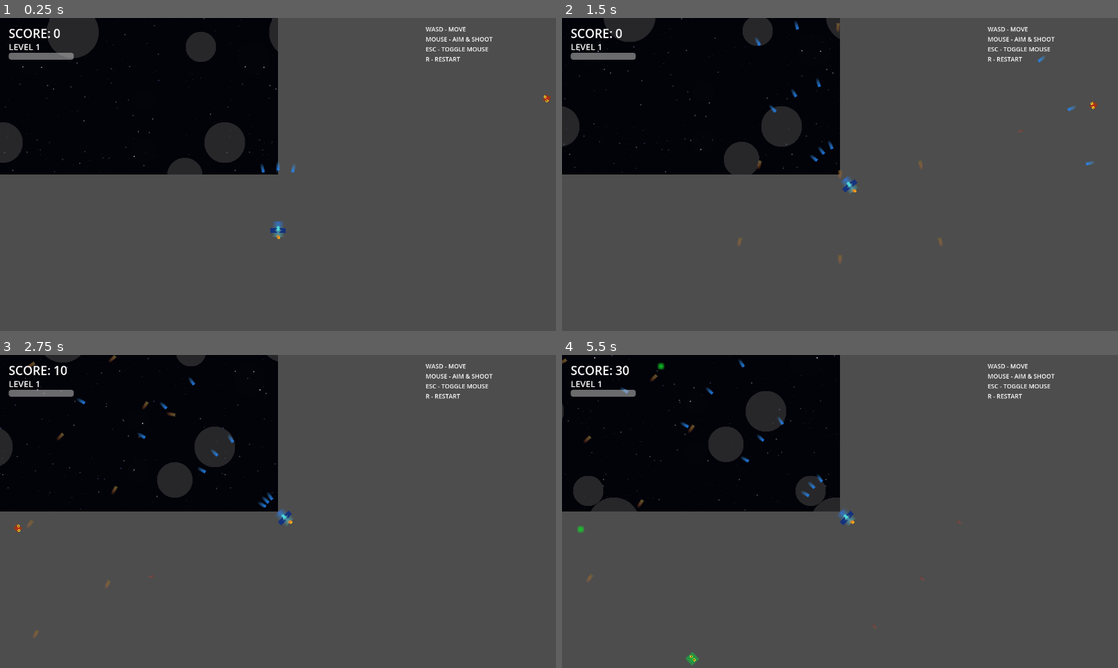
Above: before the commit, frames 1-4 (two rows, left to right).
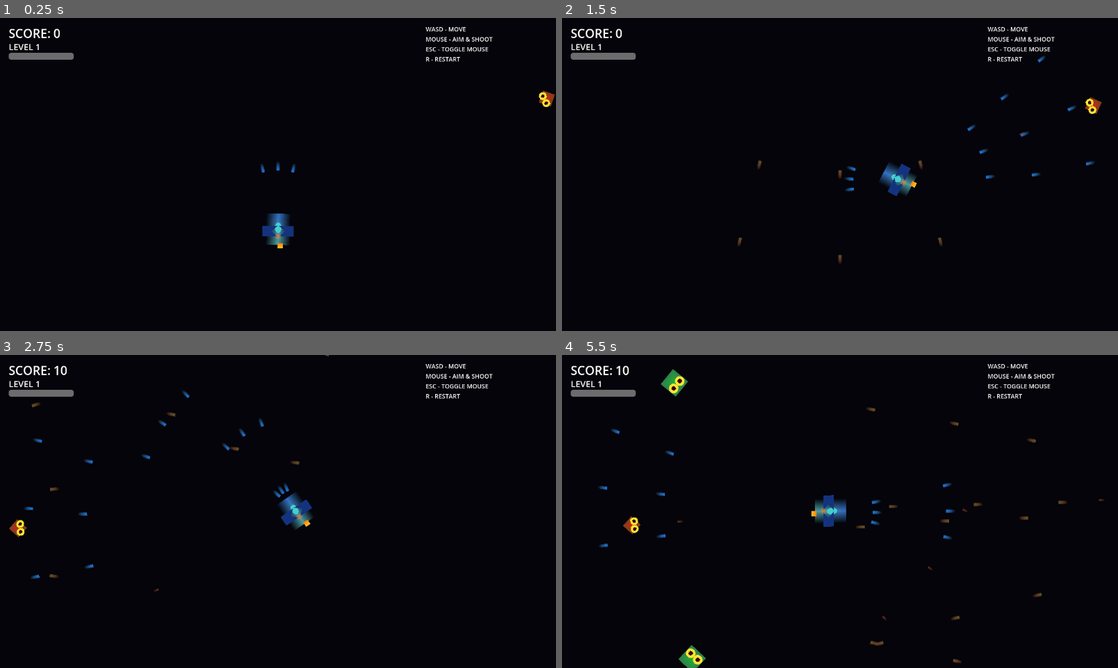
Above: after the commit, the same moments.

Repository: July-X/godot-game-one
Game: Godot game, scene res://scenes/main.tscn
Two runs of this game, one before a commit and one after it. Both use one fixed random seed, a clock stepped at 60 frames per second and the inputs below.
Inputs (mouse positions are in pixels of both pictures, inside the frame that each line leads up to):
- Up to frame 1 (0.25 s): no input
- Up to frame 2 (1.5 s): tap Enter at 0.5 s; move the mouse to (962, 158) at 0.52 s; tap R at 0.6, 1.35 s; click (962, 158) at 0.67 s; move the mouse to (812, 174) at 1.27 s; click (812, 174) at 1.42 s
- Up to frame 3 (2.75 s): move the mouse to (289, 505) at 2.02 s; tap R at 2.1 s; click (289, 505) at 2.17 s
- Up to frame 4 (5.5 s): move the mouse to (834, 517) at 2.77 s; tap R every 0.75 s from 2.85 to 5.1 s; click (834, 517) at 2.92 s; move the mouse to (878, 514) at 3.52 s; click (878, 514) at 3.67 s; move the mouse to (795, 508) at 4.27 s; click (795, 508) at 4.42 s; move the mouse to (845, 511) at 5.02 s; click (845, 511) at 5.17 s

The runs differ from the first frame. In frame 1, 78% of the frame differs, in the area x 0-100%, y 0-100%; in frame 2, 78%; in frame 3, 77%; in frame 4, 78%.

Commit message:
fix: 修复cy变量未定义+全屏背景+实体放大1倍+道具外观区分

Diff:
--- a/scenes/entities/enemy.tscn
+++ b/scenes/entities/enemy.tscn
@@ -8,13 +8,13 @@
 
 [sub_resource type="GradientTexture2D" id="3"]
 gradient = SubResource("2")
-width = 28
-height = 28
+width = 48
+height = 48
 fill = 1
 fill_from = Vector2(0.5, 0.5)
 
 [sub_resource type="CircleShape2D" id="4"]
-radius = 12.0
+radius = 20.0
 
 [node name="Enemy" type="CharacterBody2D"]
 collision_layer = 4
--- a/scenes/entities/player.tscn
+++ b/scenes/entities/player.tscn
@@ -8,8 +8,8 @@
 
 [sub_resource type="GradientTexture2D" id="3"]
 gradient = SubResource("2")
-width = 32
-height = 48
+width = 64
+height = 96
 fill = 1
 fill_from = Vector2(0.5, 1.0)
 fill_to = Vector2(0.5, 0.0)
@@ -20,13 +20,13 @@
 
 [sub_resource type="GradientTexture2D" id="5"]
 gradient = SubResource("4")
-width = 8
-height = 8
+width = 12
+height = 12
 fill = 1
 fill_from = Vector2(0.5, 0.5)
 
 [sub_resource type="CircleShape2D" id="6"]
-radius = 6.0
+radius = 12.0
 
 [sub_resource type="CircleShape2D" id="7"]
 radius = 80.0
@@ -40,17 +40,17 @@
 texture = SubResource("3")
 
 [node name="EngineGlow" type="Sprite2D" parent="."]
-position = Vector2(0, 16)
+position = Vector2(0, 32)
 texture = SubResource("5")
 modulate = Color(1.0, 0.6, 0.2, 0.4)
 
 [node name="CollisionShape2D" type="CollisionShape2D" parent="."]
-position = Vector2(0, 4)
+position = Vector2(0, 8)
 shape = SubResource("6")
 
 [node name="MuzzleFlash" type="Sprite2D" parent="."]
 visible = false
-position = Vector2(0, -20)
+position = Vector2(0, -40)
 texture = SubResource("5")
 
 [node name="PickupArea" type="Area2D" parent="."]
--- a/scenes/entities/powerup.tscn
+++ b/scenes/entities/powerup.tscn
@@ -2,18 +2,18 @@
 
 [ext_resource type="Script" path="res://scripts/powerup.gd" id="1"]
 
-[sub_resource type="Gradient" id="1"]
-colors = PackedColorArray(0.2, 0.8, 0.3, 1.0, 0.5, 1.0, 0.5, 0.0)
+[sub_resource type="Gradient" id="2"]
+colors = PackedColorArray(1.0, 1.0, 1.0, 1.0, 1.0, 1.0, 1.0, 0.0)
 offsets = PackedFloat32Array(0.0, 1.0)
 
-[sub_resource type="GradientTexture2D" id="2"]
-gradient = SubResource("1")
-width = 16
-height = 16
+[sub_resource type="GradientTexture2D" id="3"]
+gradient = SubResource("2")
+width = 20
+height = 20
 fill = 1
 fill_from = Vector2(0.5, 0.5)
 
-[sub_resource type="CircleShape2D" id="3"]
+[sub_resource type="CircleShape2D" id="4"]
 radius = 10.0
 
 [node name="Powerup" type="Area2D"]
@@ -22,7 +22,7 @@
 script = ExtResource("1")
 
 [node name="Sprite2D" type="Sprite2D" parent="."]
-texture = SubResource("2")
+texture = SubResource("3")
 
 [node name="CollisionShape2D" type="CollisionShape2D" parent="."]
-shape = SubResource("3")
+shape = SubResource("4")
--- a/scenes/main.tscn
+++ b/scenes/main.tscn
@@ -5,13 +5,18 @@
 [node name="Main" type="Node2D"]
 script = ExtResource("1")
 
-[node name="Background" type="Sprite2D" parent="."]
-region_enabled = true
-region_rect = Rect2(0, 0, 1280, 720)
-
-[node name="Background2" type="Sprite2D" parent="."]
-region_enabled = true
-region_rect = Rect2(0, 0, 1280, 720)
-
 [node name="Camera2D" type="Camera2D" parent="."]
 position = Vector2(640, 360)
+
+[node name="BgColor" type="ColorRect" parent="."]
+offset_left = 0.0
+offset_top = 0.0
+offset_right = 1280.0
+offset_bottom = 720.0
+color = Color(0.015, 0.015, 0.04, 1.0)
+
+[node name="Starfield1" type="Sprite2D" parent="."]
+z_index = -2
+
+[node name="Starfield2" type="Sprite2D" parent="."]
+z_index = -1
--- a/scripts/main.gd
+++ b/scripts/main.gd
@@ -10,8 +10,8 @@
 var _difficulty_timer: float = 0.0
 var _bg_scroll: float = 0.0
 
-@onready var _bg: Sprite2D = $Background
-@onready var _bg2: Sprite2D = $Background2
+@onready var _bg1: Sprite2D = $Starfield1
+@onready var _bg2: Sprite2D = $Starfield2
 
 func _ready() -> void:
 	Input.mouse_mode = Input.MOUSE_MODE_VISIBLE
@@ -22,22 +22,14 @@
 	GameState.level_changed.connect(_on_level_up)
 
 func _create_starfield() -> void:
-	## 双层视差星空 — 使用 region_rect 实现平铺
-	if _bg:
-		var tex := SpriteFactory.create_star_field(512, 512, 200)
-		_bg.texture = tex
-		_bg.region_enabled = true
-		_bg.region_rect = Rect2(0, 0, 1280, 720)
-		_bg.texture_repeat = CanvasItem.TEXTURE_REPEAT_ENABLED
-		_bg.position = Vector2(0, 0)
+	## 生成 1280x720 的星空纹理，直接铺满全屏
+	if _bg1:
+		_bg1.texture = SpriteFactory.create_star_field(1280, 720, 500)
+		_bg1.position = Vector2(640, 360)
 	if _bg2:
-		var tex2 := SpriteFactory.create_star_field(512, 512, 100)
-		_bg2.texture = tex2
-		_bg2.region_enabled = true
-		_bg2.region_rect = Rect2(0, 0, 1280, 720)
-		_bg2.texture_repeat = CanvasItem.TEXTURE_REPEAT_ENABLED
-		_bg2.position = Vector2(0, 0)
-		_bg2.modulate = Color(0.6, 0.6, 0.8, 0.5)
+		_bg2.texture = SpriteFactory.create_star_field(1280, 720, 200)
+		_bg2.position = Vector2(640, 360)
+		_bg2.modulate = Color(0.5, 0.5, 0.7, 0.4)
 
 func _spawn_player() -> void:
 	_player = _player_scene.instantiate()
@@ -53,12 +45,12 @@
 	if not GameState.game_running:
 		return
 
-	## 星空滚动
-	_bg_scroll += delta * 30.0
-	if _bg:
-		_bg.region_rect.position = Vector2(fmod(_bg_scroll * 0.3, 512.0), fmod(_bg_scroll, 512.0))
+	## 星空缓慢滚动
+	_bg_scroll += delta * 15.0
+	if _bg1:
+		_bg1.position.y = 360.0 + sin(_bg_scroll * 0.01) * 20.0
 	if _bg2:
-		_bg2.region_rect.position = Vector2(fmod(_bg_scroll * 0.15, 512.0), fmod(_bg_scroll * 0.5, 512.0))
+		_bg2.position.y = 360.0 + cos(_bg_scroll * 0.007) * 15.0
 
 	## 敌人生成
 	_enemy_spawn_timer -= delta
@@ -88,7 +80,6 @@
 	enemy.health = 1 + GameState.level / 2 + enemy_type
 	enemy.move_speed = 40.0 + GameState.level * 6.0 + enemy_type * 10.0
 	enemy.shoot_cooldown = max(2.0 - GameState.level * 0.12, 0.6)
-	## 不同怪物不同掉落率：type0=20%, type1=30%, type2=45%
 	enemy.drop_chance = 0.20 + enemy_type * 0.12
 	if _player and is_instance_valid(_player):
 		enemy.set_target(_player)
--- a/scripts/sprite_factory.gd
+++ b/scripts/sprite_factory.gd
@@ -1,8 +1,8 @@
 extends Node
 
 func create_player_sprite(level: int = 1) -> ImageTexture:
-	var w: int = 32 + level * 4
-	var h: int = 48 + level * 4
+	var w: int = 64 + level * 8
+	var h: int = 96 + level * 8
 	var img := Image.create(w, h, false, Image.FORMAT_RGBA8)
 	img.fill(Color(0, 0, 0, 0))
 	var cx: int = w / 2
@@ -12,9 +12,9 @@
 	var body_g: float = 0.35 + level * 0.08
 	var body_b: float = 0.8 - level * 0.03
 	## 主体
-	for y in range(8, h - 8):
-		for x in range(4, w - 4):
-			var t: float = float(y - 8) / float(h - 16)
+	for y in range(16, h - 16):
+		for x in range(8, w - 8):
+			var t: float = float(y - 16) / float(h - 32)
 			var rr: float = body_r + t * 0.1
 			var gg: float = body_g + t * 0.2
 			var bb: float = body_b - t * 0.15
@@ -22,38 +22,38 @@
 			if edge > 0:
 				img.set_pixel(x, y, Color(rr, gg, bb, edge))
 	## 驾驶舱
-	for y in range(cy - 8, cy + 4):
-		for x in range(cx - 4, cx + 4):
-			var dx: float = float(x - cx) / 4.0
-			var dy: float = float(y - (cy - 2)) / 6.0
+	for y in range(cy - 16, cy + 8):
+		for x in range(cx - 8, cx + 8):
+			var dx: float = float(x - cx) / 8.0
+			var dy: float = float(y - (cy - 4)) / 12.0
 			if dx * dx + dy * dy < 1.0:
 				img.set_pixel(x, y, Color(0.3, 0.9, 0.9, 0.9))
-	## 机翼 — 随等级变宽
-	var wing_w: int = 6 + level * 2
-	for y in range(cy - 4, cy + 8):
+	## 机翼
+	var wing_w: int = 12 + level * 4
+	for y in range(cy - 8, cy + 16):
 		for x in range(0, w):
-			var wing_dist: int = int(wing_w - abs(y - (cy + 2)) * 1.2)
+			var wing_dist: int = int(wing_w - abs(y - (cy + 4)) * 1.2)
 			if wing_dist > 0 and (x < cx - wing_dist or x > cx + wing_dist):
 				img.set_pixel(x, y, Color(0.08, 0.2, 0.5, 1.0))
 	## 引擎喷口
 	for i in range(2 + level / 2):
-		var px: int = cx - (2 + level / 2) + i * 3 + 2
-		for y in range(h - 10, h - 4):
-			for x in range(px - 1, px + 2):
+		var px: int = cx - (2 + level / 2) + i * 6 + 4
+		for y in range(h - 20, h - 8):
+			for x in range(px - 2, px + 4):
 				if x >= 0 and x < w:
-					var t: float = float(y - (h - 10)) / 6.0
+					var t: float = float(y - (h - 20)) / 12.0
 					img.set_pixel(x, y, Color(1.0, 0.5 + t * 0.3, 0.1, 1.0))
-	## 等级指示条纹
+	## 等级条纹
 	if level >= 2:
-		for y in range(cy - 2, cy + 2):
-			for x in range(cx - 6, cx + 6):
-				if abs(x - cx) < level * 2:
+		for y in range(cy - 4, cy + 4):
+			for x in range(cx - 10, cx + 10):
+				if abs(x - cx) < level * 3:
 					img.set_pixel(x, y, Color(0.9, 0.7, 0.2, 0.8))
 	var tex := ImageTexture.create_from_image(img)
 	return tex
 
 func create_enemy_sprite(type: int = 0) -> ImageTexture:
-	var size: int = 24 + type * 4
+	var size: int = 48 + type * 8
 	var img := Image.create(size, size, false, Image.FORMAT_RGBA8)
 	img.fill(Color(0, 0, 0, 0))
 	var cx: int = size / 2
@@ -67,34 +67,29 @@
 	return tex
 
 func _draw_enemy_type0(img: Image, cx: int, cy: int, size: int) -> void:
-	## 红色菱形
-	for y in range(size):
-		for x in range(size):
-			var dx: float = abs(float(x - cx)) / (size * 0.45)
-			var dy: float = abs(float(y - cy)) / (size * 0.45)
+	for y in range(size):
+		for x in range(size):
+			var dx: float = abs(float(x - cx)) / (size * 0.42)
+			var dy: float = abs(float(y - cy)) / (size * 0.42)
 			if dx + dy < 1.0:
 				var t: float = dx + dy
 				img.set_pixel(x, y, Color(0.8 - t * 0.3, 0.15 + t * 0.1, 0.1, 1.0))
-	## 眼睛
-	_set_eye(img, cx - 5, cy - 2, 3)
-	_set_eye(img, cx + 5, cy - 2, 3)
+	_set_eye(img, cx - size / 5, cy - size / 8, size / 5)
+	_set_eye(img, cx + size / 5, cy - size / 8, size / 5)
 
 func _draw_enemy_type1(img: Image, cx: int, cy: int, size: int) -> void:
-	## 绿色六边形
-	for y in range(size):
-		for x in range(size):
-			var dx: float = abs(float(x - cx)) / (size * 0.42)
-			var dy: float = abs(float(y - cy)) / (size * 0.42)
+	for y in range(size):
+		for x in range(size):
+			var dx: float = abs(float(x - cx)) / (size * 0.40)
+			var dy: float = abs(float(y - cy)) / (size * 0.40)
 			var dist: float = max(dx, dy)
 			if dist < 1.0:
 				var t: float = dist
 				img.set_pixel(x, y, Color(0.1 + t * 0.1, 0.7 - t * 0.2, 0.2 + t * 0.1, 1.0))
-	## 眼睛
-	_set_eye(img, cx - 5, cy - 2, 3)
-	_set_eye(img, cx + 5, cy - 2, 3)
+	_set_eye(img, cx - size / 5, cy - size / 8, size / 5)
+	_set_eye(img, cx + size / 5, cy - size / 8, size / 5)
 
 func _draw_enemy_type2(img: Image, cx: int, cy: int, size: int) -> void:
-	## 紫色圆形
 	for y in range(size):
 		for x in range(size):
 			var dx: float = float(x - cx)
@@ -103,9 +98,8 @@
 			if dist < size * 0.42:
 				var t: float = dist / (size * 0.42)
 				img.set_pixel(x, y, Color(0.6 - t * 0.2, 0.1 + t * 0.1, 0.8 - t * 0.3, 1.0))
-	## 眼睛
-	_set_eye(img, cx - 6, cy - 3, 4)
-	_set_eye(img, cx + 6, cy - 3, 4)
+	_set_eye(img, cx - size / 4, cy - size / 6, size / 4)
+	_set_eye(img, cx + size / 4, cy - size / 6, size / 4)
 
 func _set_eye(img: Image, x: int, y: int, r: int) -> void:
 	for dy in range(-r, r + 1):
@@ -119,11 +113,12 @@
 						img.set_pixel(px, py, Color(0.2, 0.0, 0.0, 1.0))
 
 func create_bullet_sprite(is_player: bool) -> ImageTexture:
-	var size: int = 8 if is_player else 6
-	var img := Image.create(size, size * 3, false, Image.FORMAT_RGBA8)
-	img.fill(Color(0, 0, 0, 0))
-	var cy: int = size * 3 / 2
-	for y in range(size * 3):
+	var size: int = 16 if is_player else 12
+	var h: int = size * 3
+	var img := Image.create(size, h, false, Image.FORMAT_RGBA8)
+	img.fill(Color(0, 0, 0, 0))
+	var cy: int = h / 2
+	for y in range(h):
 		for x in range(size):
 			var t: float = 1.0 - abs(y - cy) / float(cy)
 			var alpha: float = clamp(t * 1.5, 0.0, 1.0)
@@ -135,36 +130,64 @@
 	return tex
 
 func create_powerup_sprite(type: String) -> ImageTexture:
-	var size: int = 16
+	var size: int = 20
 	var img := Image.create(size, size, false, Image.FORMAT_RGBA8)
 	img.fill(Color(0, 0, 0, 0))
 	var col: Color
+	var icon: String = ""
 	match type:
-		"spread": col = Color(0.2, 0.8, 0.3)
-		"speed": col = Color(0.2, 0.5, 1.0)
-		"power": col = Color(1.0, 0.3, 0.2)
-		"heal": col = Color(0.2, 1.0, 0.4)
-		"bomb": col = Color(1.0, 0.8, 0.2)
-		_: col = Color(0.5, 0.5, 0.5)
-	for y in range(size):
-		for x in range(size):
-			var dx: float = float(x - size / 2) / (size / 2.0)
-			var dy: float = float(y - size / 2) / (size / 2.0)
-			var dist: float = sqrt(dx * dx + dy * dy)
-			if dist < 0.9:
-				var b: float = 1.0 - dist * 0.5
+		"spread": col = Color(0.2, 0.9, 0.3); icon = "S"
+		"speed": col = Color(0.2, 0.6, 1.0); icon = "F"
+		"power": col = Color(1.0, 0.3, 0.2); icon = "P"
+		"heal": col = Color(0.2, 1.0, 0.4); icon = "+"
+		"bomb": col = Color(1.0, 0.8, 0.2); icon = "B"
+		_: col = Color(0.5, 0.5, 0.5); icon = "?"
+	## 六边形底座
+	for y in range(size):
+		for x in range(size):
+			var dx: float = abs(float(x - size / 2)) / (size * 0.45)
+			var dy: float = abs(float(y - size / 2)) / (size * 0.45)
+			if dx + dy < 1.0:
+				var t: float = (dx + dy) * 0.5
+				var b: float = 1.0 - t * 0.4
 				img.set_pixel(x, y, Color(col.r * b, col.g * b, col.b * b, 1.0))
+	## 内部高亮圆
+	for y in range(4, size - 4):
+		for x in range(4, size - 4):
+			var dx2: float = float(x - size / 2) / (size * 0.25)
+			var dy2: float = float(y - size / 2) / (size * 0.25)
+			if dx2 * dx2 + dy2 * dy2 < 1.0:
+				img.set_pixel(x, y, Color(col.r * 1.3, col.g * 1.3, col.b * 1.3, 0.8))
+	## 发光边缘
+	for y in range(size):
+		for x in range(size):
+			if img.get_pixel(x, y).a > 0:
+				continue
+			var has_n: bool = false
+			for dx3 in range(-1, 2):
+				for dy3 in range(-1, 2):
+					var nx: int = x + dx3
+					var ny: int = y + dy3
+					if nx >= 0 and nx < size and ny >= 0 and ny < size:
+						if img.get_pixel(nx, ny).a > 0:
+							has_n = true
+					if has_n:
+						break
+				if has_n:
+					break
+			if has_n:
+				img.set_pixel(x, y, Color(col.r, col.g, col.b, 0.3))
 	var tex := ImageTexture.create_from_image(img)
 	return tex
 
 func create_explosion_frames() -> Array[ImageTexture]:
 	var frames: Array[ImageTexture] = []
-	for f in range(8):
-		var size: int = 48
+	for f in range(10):
+		var size: int = 64
 		var img := Image.create(size, size, false, Image.FORMAT_RGBA8)
 		img.fill(Color(0, 0, 0, 0))
-		var progress: float = float(f) / 7.0
-		var radius: float = 8.0 + progress * 16.0
+		var progress: float = float(f) / 9.0
+		var radius: float = 8.0 + progress * 24.0
 		for y in range(size):
 			for x in range(size):
 				var dx: float = float(x - size / 2)
@@ -173,7 +196,7 @@
 				if dist < radius:
 					var t: float = dist / radius
 					var brightness: float = 1.0 - progress
-					var alpha: float = brightness * (1.0 - t * 0.5)
+					var alpha: float = brightness * (1.0 - t * 0.6)
 					img.set_pixel(x, y, Color(1.0, 0.6 * (1.0 - t) + 0.2, 0.2 * (1.0 - t), alpha))
 		frames.append(ImageTexture.create_from_image(img))
 	return frames
@@ -200,12 +223,12 @@
 		var y: int = randi() % height
 		var brightness: float = randf_range(0.2, 0.8)
 		img.set_pixel(x, y, Color(brightness, brightness, brightness * 1.1, randf_range(0.3, 0.9)))
-	## 星云效果
-	for i in range(5):
+	## 星云
+	for i in range(8):
 		var nx: int = randi() % width
 		var ny: int = randi() % height
-		var nr: int = randi_range(20, 60)
-		var nc: Color = Color(randf_range(0.1, 0.3), randf_range(0.05, 0.15), randf_range(0.2, 0.4), 0.02)
+		var nr: int = randi_range(30, 80)
+		var nc: Color = Color(randf_range(0.1, 0.3), randf_range(0.05, 0.15), randf_range(0.2, 0.4), 0.015)
 		for dy2 in range(-nr, nr):
 			for dx2 in range(-nr, nr):
 				var d: float = sqrt(float(dx2 * dx2 + dy2 * dy2))
